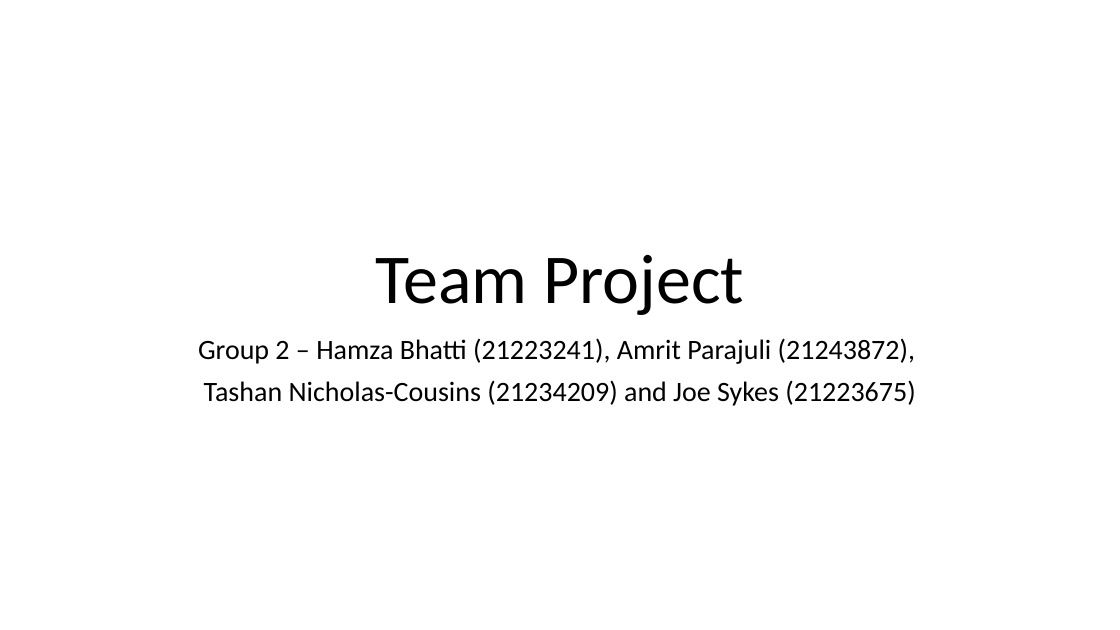
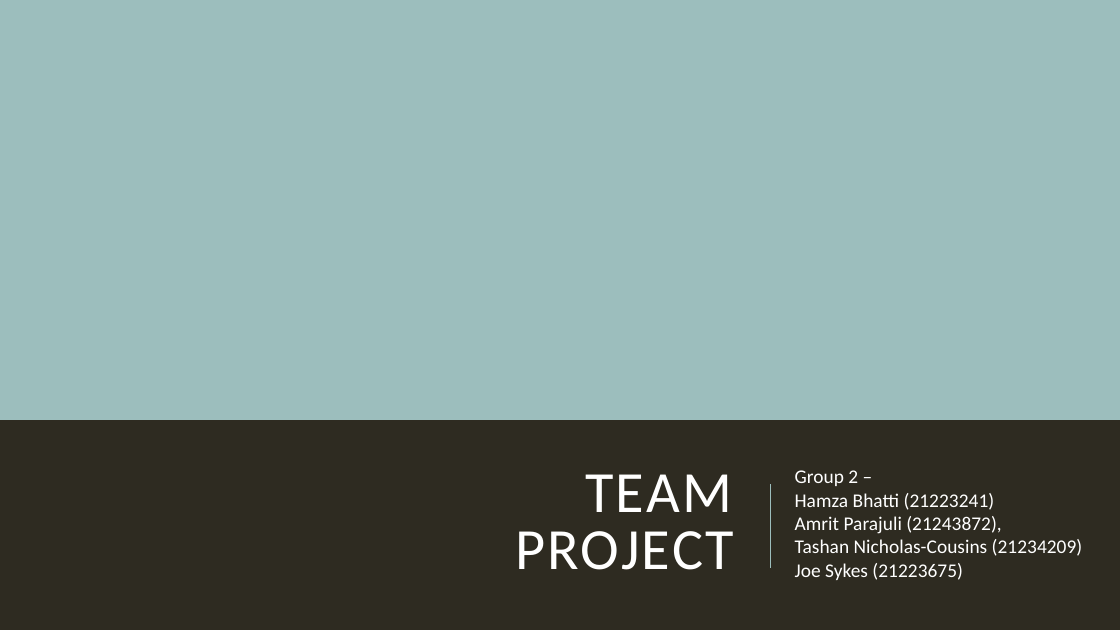
Before and after one commit to HamzaB93/UWL_Level5_Team_Project, a slide deck: slide 1 of Group_Docs/Team_Presentation_Group2.pptx. Drawn at 1120x630 pixels with LibreOffice and Linux fonts; fonts in the diff are those of the drawing. Boxes give left, top, right and bottom in pixels: in the first picture for what was removed or moved away, otherwise in the second. Text is boxed around its words. In the diff, an @@ line names an element or a change of style, - is before the commit and + after.

Commit message:
Hamza CORE: Added presentation.

```diff
--- a/Group_Docs/Team_Presentation_Group2.pptx
+++ b/Group_Docs/Team_Presentation_Group2.pptx
@@ background #FFFFFF to #2E2B21 @@
@@ rectangle added at (0,0,1120,420), fill #9CBEBD @@
@@ title "TEAM PROJECT" at (515,474,734,570): vertical alignment bottom to middle @@
@@ title at (515,474,734,570): text changed; size 60 to 50 pt; text colour #000000 to #FFFFFF @@
-Team Project
+TEAM PROJECT
@@ subtitle "Group 2 –" at (795,470,1083,580): vertical alignment top to middle @@
@@ subtitle at (795,470,1083,580): text changed; size 24 to 16.6 pt; text colour #000000 to #FFFFFF @@
-Group 2 – Hamza Bhatti (21223241), Amrit Parajuli (21243872),
-Tashan Nicholas-Cousins (21234209) and Joe Sykes (21223675)
+Group 2 –
+Hamza Bhatti (21223241)
+Amrit Parajuli (21243872),
+Tashan Nicholas-Cousins (21234209)
+Joe Sykes (21223675)
@@ line added from (770, 568) to (770, 484), #9CBEBD 1.5 pt @@
```
Also in this commit, not shown: 11 other slides changed, 1 slide removed.
